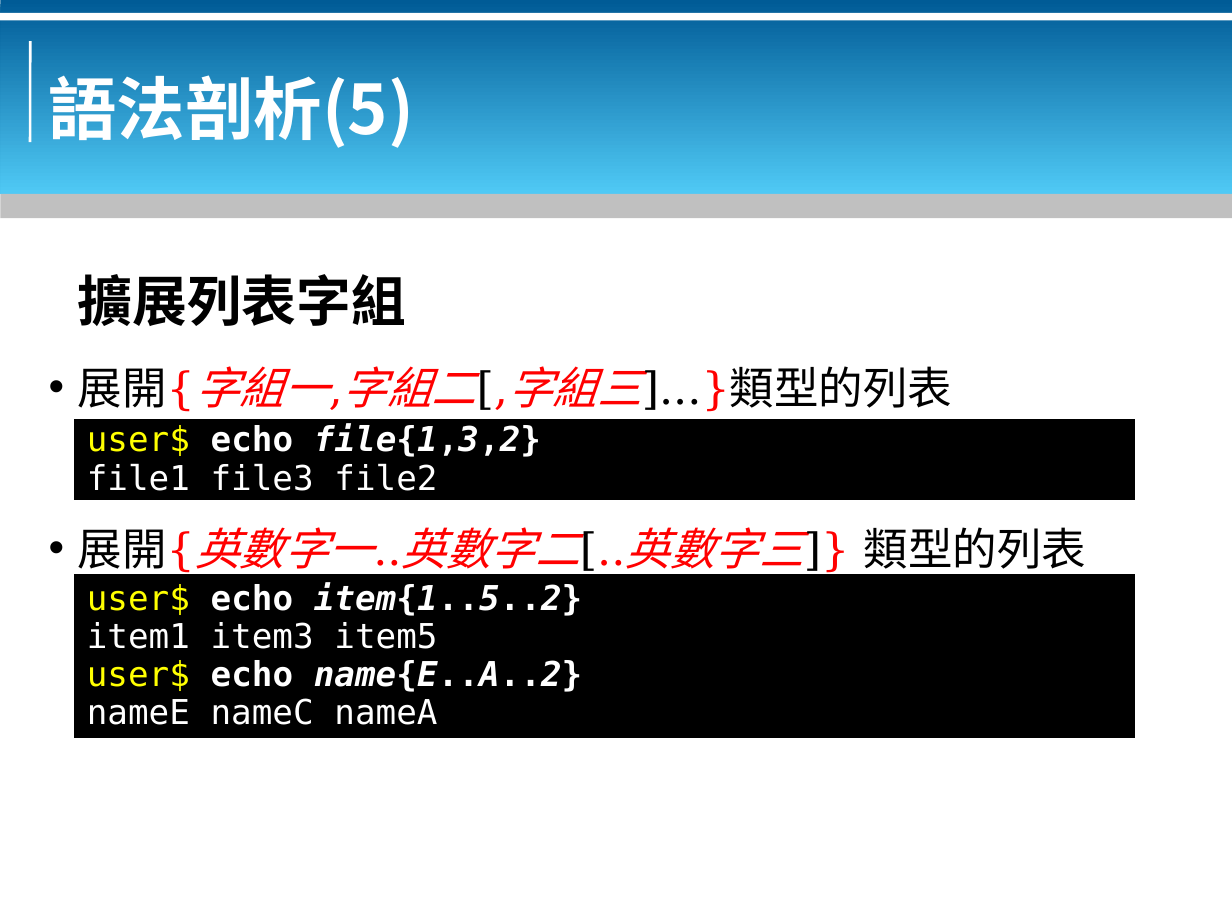
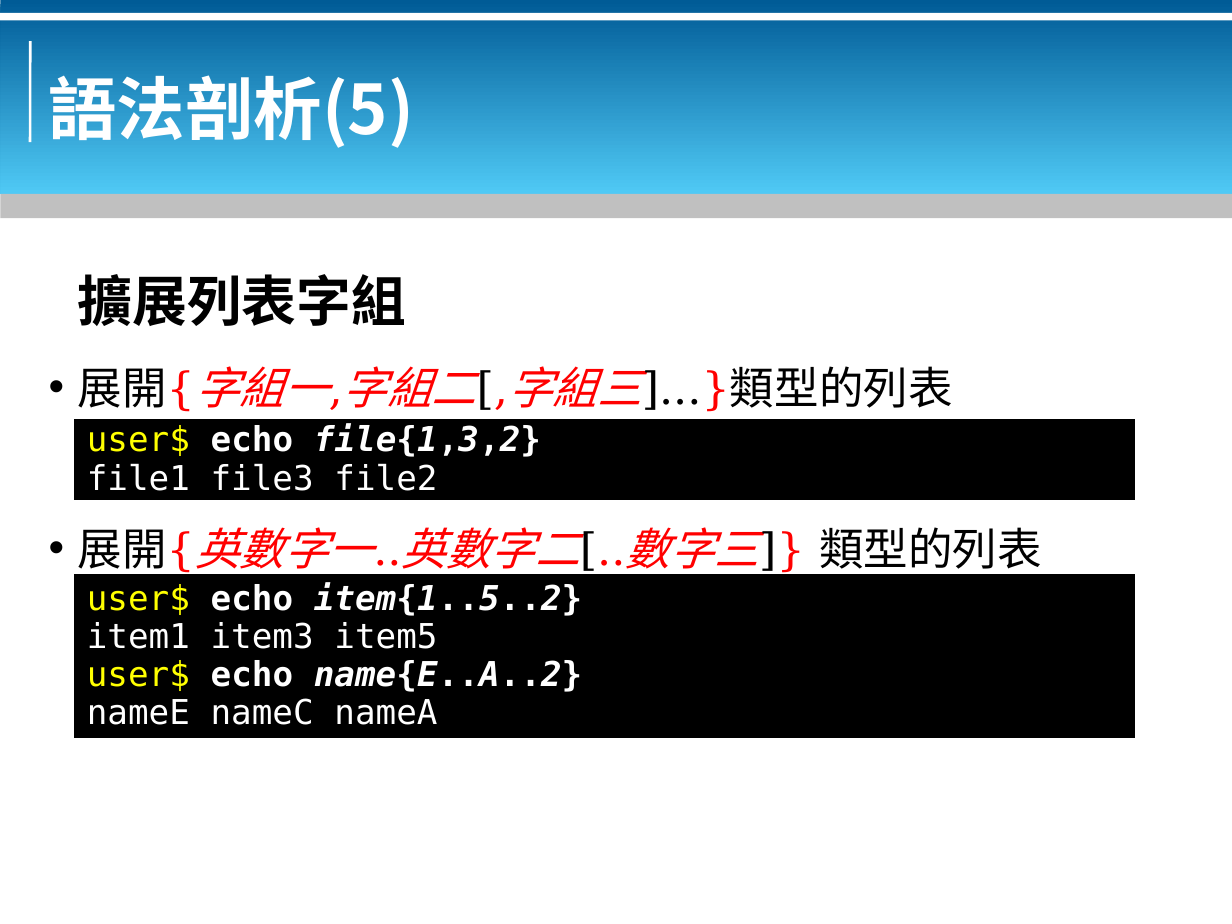
Before and after one commit to bluebat/.presentations, a slide deck: slide 11 of bash-basics.odp. Drawn at 1232x924 pixels with LibreOffice and Linux fonts; fonts in the diff are those of the drawing; background and template pictures are left out. Boxes give left, top, right and bottom in pixels: in the first picture for what was removed or moved away, otherwise in the second. Text is boxed around its words. In the diff, an @@ line names an element or a change of style, - is before the commit and + after.

```diff
--- a/bash-basics.odp
+++ b/bash-basics.odp
@@ text at (78,527,1042,577): text changed @@
-• 展開{英數字一..英數字二[..英數字三]} 類型的列表
+• 展開{英數字一..英數字二[..數字三]} 類型的列表
```
Also in this commit, not shown: 8 other slides changed.
